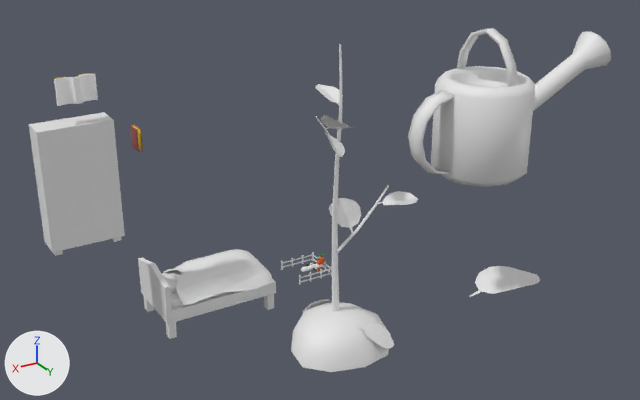
What one commit did to the FBX model Assets/World/Subworlds/Character Items.fbx.
Both versions are drawn from a 50 mm lens placed at (8.16, 12.97, 9.63), pointed at (-1.0, -2.31, 2.0). The axes (+X, +Y, +Z) are drawn at lower left. The lights are the same throughout. The first picture is the older version. Where no turn or scale is listed for an object, it has been applied to the vertices.

The first picture shows 'Plane', 'bed', 'blanket', 'blanket.001', 'book', 'bookself', 'dirt', 'leaves ', 'leaves fall', 'sapling', 'water can' and 5 more.
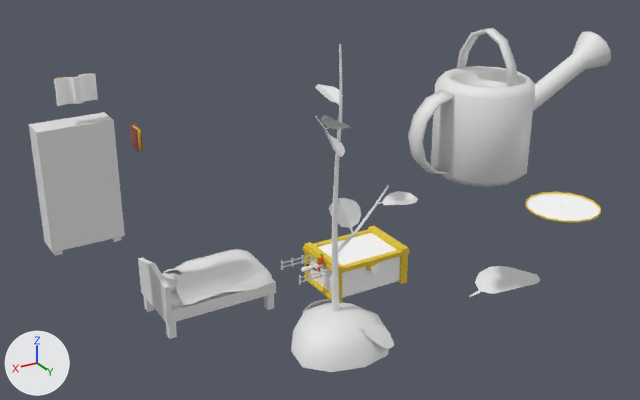
Location of each change, (x1, y1, x2, y2) in pixels of the pictures (640 x 400 px):
'crate', added
    after: (303, 226, 410, 303)
    faces in mat_flower_1 (white #ffffff): (310, 233, 400, 298)
    faces in mat_flower_2 (yellow #e7c72e): (303, 226, 410, 303)
'lilypad', added
    after: (525, 192, 601, 223)
    faces in mat_flower_1 (white #ffffff): (527, 194, 600, 221)
    faces in mat_flower_2 (yellow #e7c72e): (525, 192, 601, 223)
'lock', added
    after: (371, 261, 380, 275)

The change, as a diff of the scene's bpy script:
```diff
--- a/Assets/World/Subworlds/Character Items.fbx.py
+++ b/Assets/World/Subworlds/Character Items.fbx.py
@@ me_cube_019 @@
+me_cube_019.from_pydata(...)  # 164 vertices, 150 faces; spans x -0.101..0.149, y -0.075..0.021, z -0.03..0.327
+# faces by material slot: [144, 6]
+me_cube_019.materials.append(mat_flower_2)  # yellow #e7c72e
+me_cube_019.materials.append(mat_flower_1)  # white #ffffff
@@ me_circle_001 @@
+me_circle_001.from_pydata(...)  # 225 vertices, 224 faces; spans x -1.03..1.03, y -1.03..1.03, z -0.02..0.03
+# faces by material slot: [128, 96]
+me_circle_001.materials.append(mat_flower_2)  # yellow #e7c72e
+me_circle_001.materials.append(mat_flower_1)  # white #ffffff
@@ me_cube_018 @@
+me_cube_018.from_pydata(...)  # 218 vertices, 214 faces; spans x -1.06..1.06, y -0.74..0.74, z -0.43..0.53
+# faces by material slot: [44, 170]
+me_cube_018.materials.append(mat_flower_1)  # white #ffffff
+me_cube_018.materials.append(mat_flower_2)  # yellow #e7c72e
@@ ob_lock @@
+ob_lock = bpy.data.objects.new('lock', me_cube_019)
+ob_lock.location = (-2.57, -2.34, -0.23)
@@ ob_lilypad @@
+ob_lilypad = bpy.data.objects.new('lilypad', me_circle_001)
+ob_lilypad.location = (-9.43, -3.11, -0.36)
@@ ob_crate @@
+ob_crate = bpy.data.objects.new('crate', me_cube_018)
+ob_crate.location = (-2.5, -3.11, -0.36)
```
